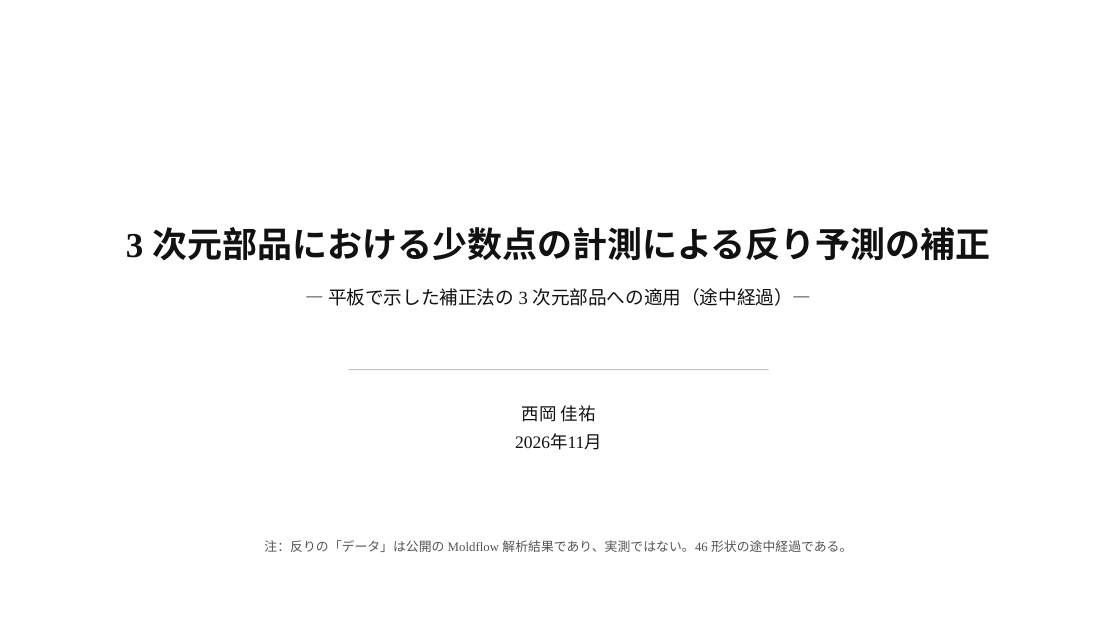
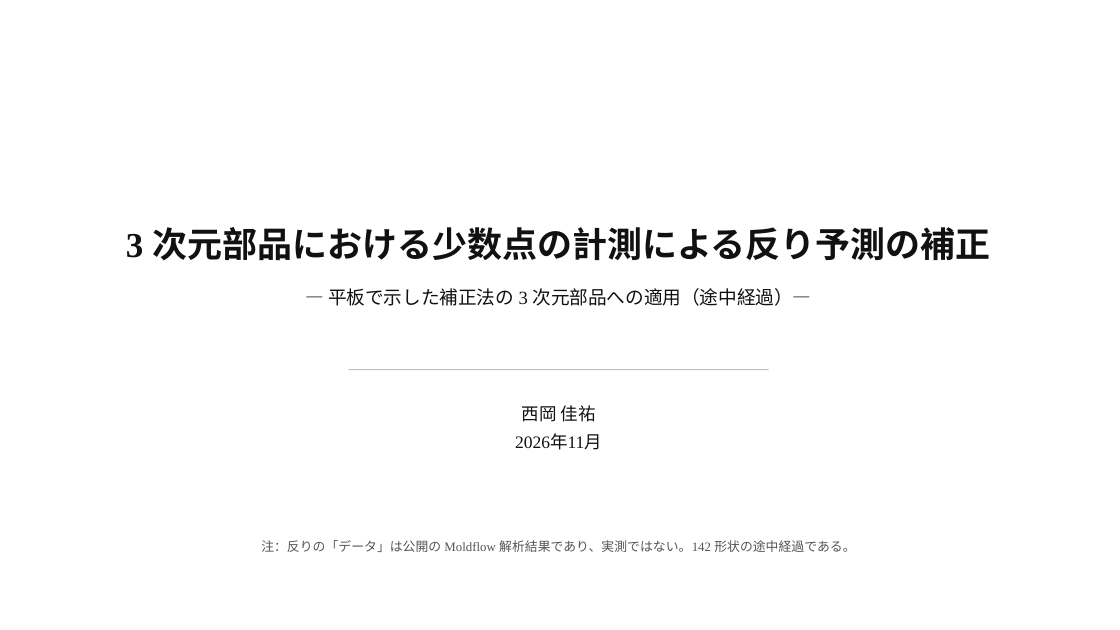
Before and after one commit to keisuke58/wccm2026-cfrp-gnn, a slide deck: slide 1 of slides/denso_rescue3d.pptx. Drawn at 1120x630 pixels with LibreOffice and Linux fonts; fonts in the diff are those of the drawing. Boxes give left, top, right and bottom in pixels: in the first picture for what was removed or moved away, otherwise in the second. Text is boxed around its words. In the diff, an @@ line names an element or a change of style, - is before the commit and + after.

```diff
--- a/slides/denso_rescue3d.pptx
+++ b/slides/denso_rescue3d.pptx
@@ text at <box>261,540,855,552</box>: text changed @@
-注：反りの「データ」は公開の Moldflow 解析結果であり、実測ではない。46 形状の途中経過である。
+注：反りの「データ」は公開の Moldflow 解析結果であり、実測ではない。142 形状の途中経過である。
```
Also in this commit, not shown: 9 other slides changed, 12 other files.
